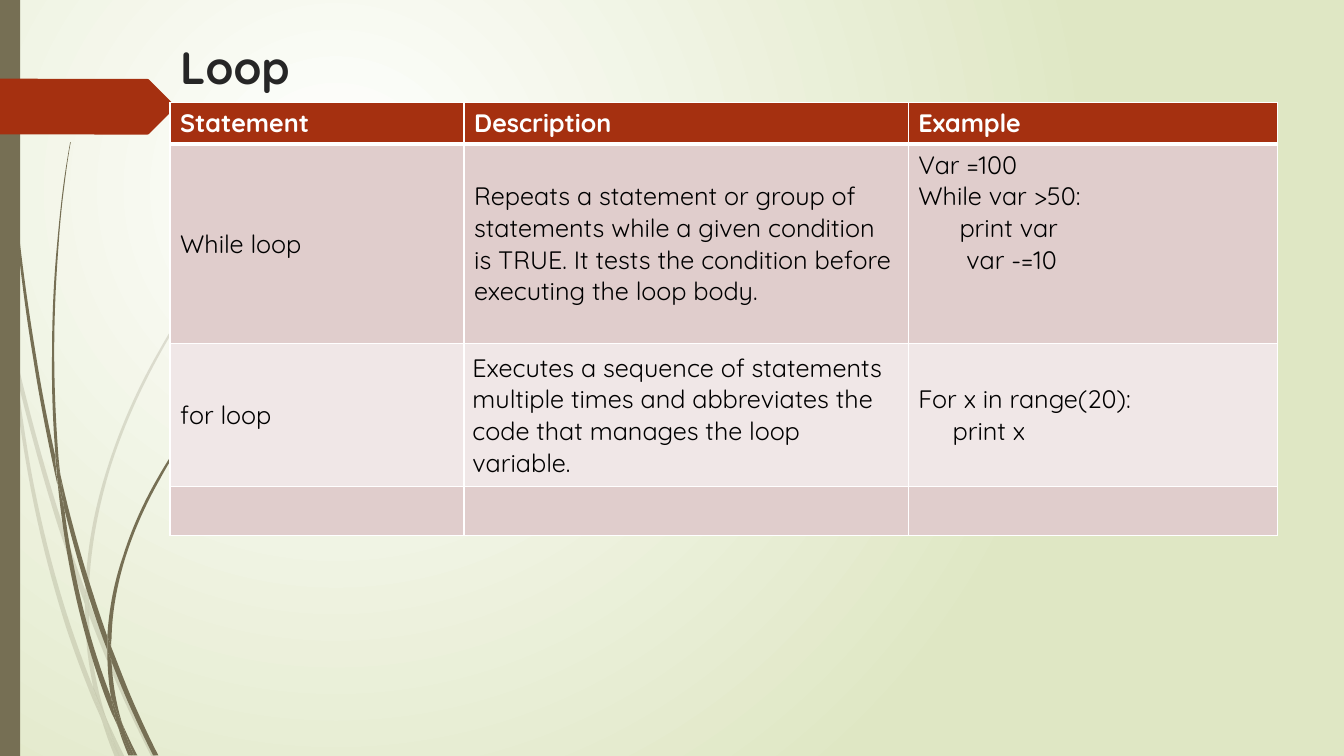
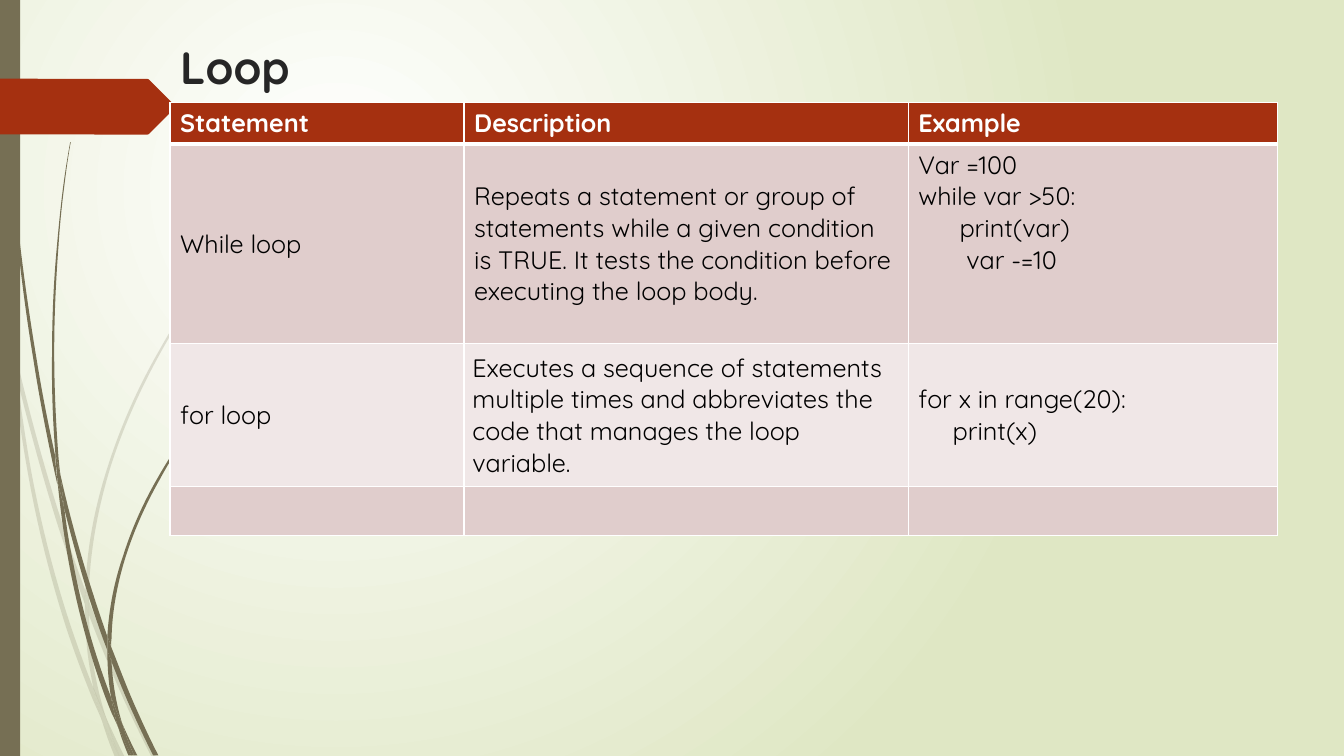
Before and after one commit to flyworker/python-automation-testing, a slide deck: slide 4 of document/course2-3.pptx. Drawn at 1344x756 pixels with LibreOffice and Linux fonts; fonts in the diff are those of the drawing. Boxes give left, top, right and bottom in pixels: in the first picture for what was removed or moved away, otherwise in the second. Text is boxed around its words. In the diff, an @@ line names an element or a change of style, - is before the commit and + after.

```diff
--- a/document/course2-3.pptx
+++ b/document/course2-3.pptx
@@ table at (170, 103, 1278, 519) @@
-row 2, column 3: Var =100 / While var >50: / print var / var -=10
+row 2, column 3: Var =100 / while var >50: / print(var) / var -=10
-row 3, column 3: For x in range(20): / print x
+row 3, column 3: for x in range(20): / print(x)
```
Also in this commit, not shown: 6 other files.
